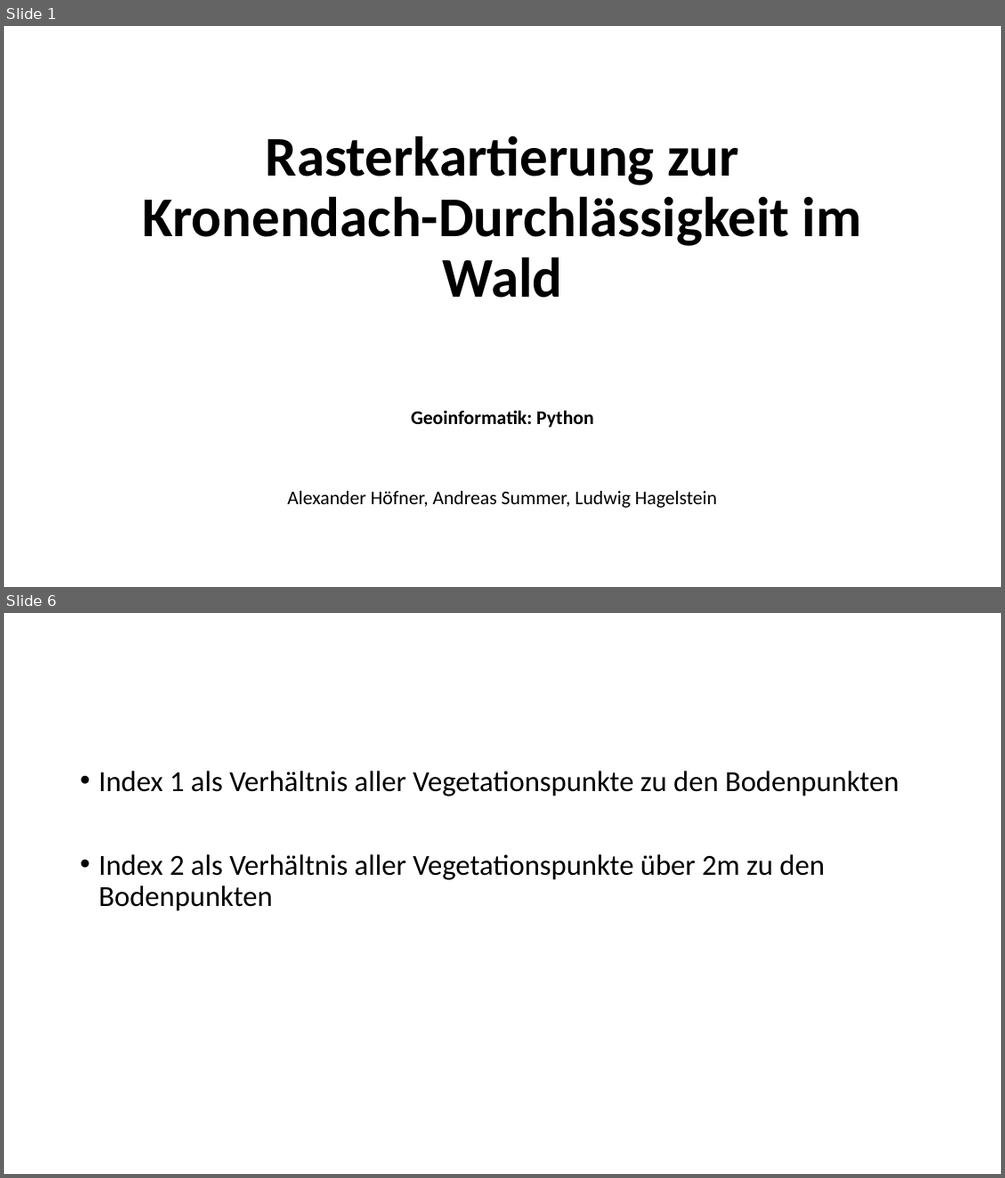
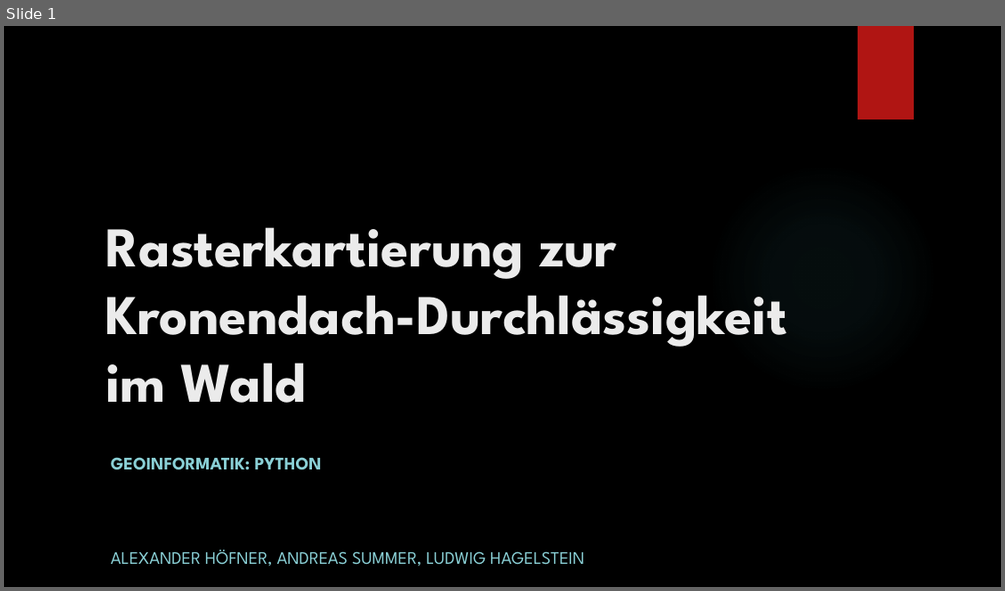
Before and after one commit to PythonThema4/kronendach, a slide deck: Kronendach-Durchlässigkeit.pptx. Shown one above the other, each under a label of ours: slides 1 and 6 before the commit, slide 1 after it; the slides between them are not shown. The pictures are 1005x1178 and 1005x591 pixels, drawn with LibreOffice and Linux fonts; fonts in the diff are those of the drawing; background and template pictures are left out. Boxes give left, top, right and bottom in pixels: in the first picture for what was removed or moved away, otherwise in the second. Text is boxed around its words. In the diff, an @@ line names an element or a change of style, - is before the commit and + after.

```diff
--- a/Kronendach-Durchlässigkeit.pptx
+++ b/Kronendach-Durchlässigkeit.pptx
@@ slide 6 removed at [4, 613, 1001, 1174], background #FFFFFF @@
@@ text removed at [98, 771, 898, 911] @@
-• Index 1 als Verhältnis aller Vegetationspunkte zu den Bodenpunkten
-• Index 2 als Verhältnis aller Vegetationspunkte über 2m zu den Bodenpunkten
@@ slide 1 changed as well @@
@@ background #FFFFFF to picture (left out) @@
@@ rectangle added at [858, 26, 914, 119], fill #B01513 @@
@@ title "Rasterkartierung zur Kronendach-Durchlässigkeit im Wald": place and size @@
-title "Rasterkartierung zur Kronendach-Durchlässigkeit im Wald" at [143, 135, 862, 297]
+title "Rasterkartierung zur Kronendach-Durchlässigkeit im Wald" at [105, 227, 787, 402]
@@ title "Rasterkartierung zur Kronendach-Durchlässigkeit im Wald" at [105, 227, 787, 402]: font Calibri to League Spartan, text colour #000000 to #EBEBEB; alignment centre to left; line spacing 0.9 to 1 @@
@@ ellipse added at [708, 163, 938, 394], fill gradient #50B9C1 @@
@@ subtitle at [111, 457, 584, 565]: text changed; size 18.6 to 17 pt; font Calibri to League Spartan; text colour #000000 to #8AD0D6 @@
-Geoinformatik: Python
-Alexander Höfner, Andreas Summer, Ludwig Hagelstein
+GEOINFORMATIK: PYTHON
+ALEXANDER HÖFNER, ANDREAS SUMMER, LUDWIG HAGELSTEIN
```
Also in this commit, not shown: 4 other slides changed, 5 slides added, 5 other slides removed, 7 other files.
